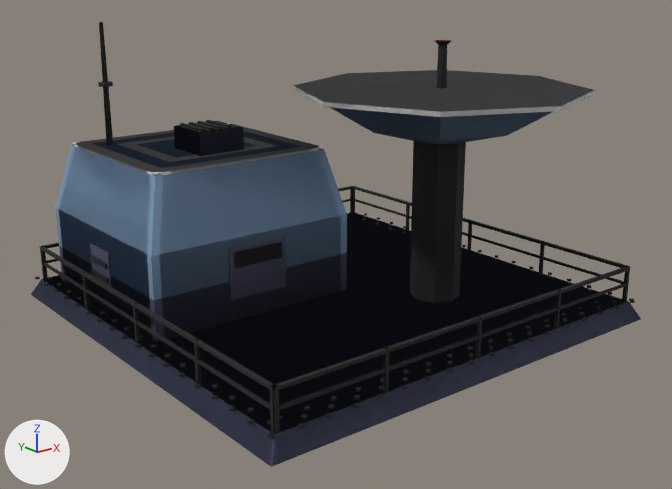
Before and after pictures for a commit that changed the glTF model assets/set_v5/veyran_radar.glb.
Before and after are seen from a camera (50 mm lens) standing at (-9.14, -11.71, 5.74) and looking at (-0.08, -0.39, 1.21). The lights are fixed; the arrows at lower left show +X, +Y and +Z. The older version comes first. Vertices at exactly the same position are counted once.

In view in the first picture: 'body', 'body.001', 'body.002'.
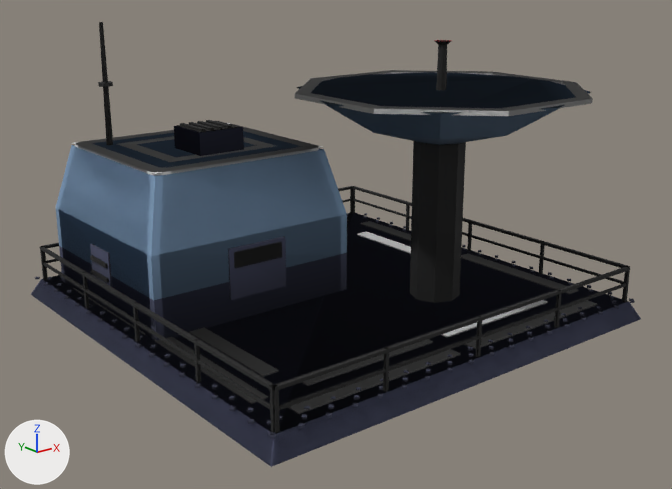
The change, as a diff of the scene's bpy script:
```diff
--- a/assets/set_v5/veyran_radar.glb.py
+++ b/assets/set_v5/veyran_radar.glb.py
@@ me_mesh_0 @@
 me_mesh_0.from_pydata(...)  # 2040 vertices, 2650 faces; spans x -3.7..3.7, y -3.7..3.7, z 0.0..4.7
 # used by ob_body; parent = ob_veyran_radar_lod0; location = (0.0, 0.0, 0.0)
+# me_mesh_0 part 1: 1648 of 2040 vertices moved; they spanned x -3.63..3.64, y -3.64..3.63, z 0.3..4.7 and now span x -3.63..3.63, y -3.63..3.63, z 0.3..4.7; mean shift (-0.15, 0.05, 0.02); largest move (-3.5, -3.47, 0.9) -> (3.13, 3.63, 0.33)
+# me_mesh_0 part 2: 2167 kept faces spanning x -3.63..3.63, y -3.63..3.63, z 0.3..4.7 get new vertex colours; the middle colour goes from grey #8b8b8b to dark blue #545876
+# me_mesh_0 part 3: 11 faces spanning x -3.21..-3.12, y -3.63..3.63, z 0.3..0.33 switch from mat_team to mat_paint2
+# me_mesh_0 part 4: 1581 faces spanning x -3.63..3.63, y -3.63..3.63, z 0.3..0.33 switch from mat_metal to mat_paint2
+# me_mesh_0 part 5: 158 faces spanning x -3.31..3.48, y -3.48..3.31, z 0.3..3.73 switch from mat_metal to mat_team
 me_mesh_0.materials.append(mat_paint)
@@ me_mesh_1 @@
 # used by ob_body_001; parent = ob_veyran_radar_lod1; location = (0.0, 0.0, 0.0)
-me_mesh_1.from_pydata(...)  # 188 vertices, 302 faces; spans x -3.7..3.7, y -3.7..3.7, z 0.0..4.7
+me_mesh_1.from_pydata(...)  # 300 vertices, 442 faces; spans x -3.7..3.7, y -3.7..3.7, z 0.0..4.7
+# me_mesh_1 part 6: the loose piece of 8 vertices spanning x -1.9..-1.1, y 0.7..1.5, z 2.7..3.1 is copied, and the copy is scaled about its middle by (0.325, 3.2, 0.045), then moved by (-1.68, -2.53, -2.59), in mat_team; it spans x -3.31..-3.05, y -2.71..-0.15, z 0.3..0.32
+# me_mesh_1 part 7: the loose piece of 8 vertices spanning x -1.9..-1.1, y 0.7..1.5, z 2.7..3.1 is copied, and the copy is scaled about its middle by (3.58, 0.325, 0.045), then moved by (-0.08, -4.28, -2.59), in mat_team; it spans x -3.01..-0.15, y -3.31..-3.05, z 0.3..0.32
+# me_mesh_1 part 8: the loose piece of 8 vertices spanning x -1.9..-1.1, y 0.7..1.5, z 2.7..3.1 is copied, and the copy is scaled about its middle by (3.58, 0.325, 0.045), then moved by (3.08, -4.28, -2.59), in mat_team; it spans x 0.15..3.01, y -3.31..-3.05, z 0.3..0.32
+# me_mesh_1 part 9: the loose piece of 8 vertices spanning x -1.9..-1.1, y 0.7..1.5, z 2.7..3.1 is copied, and the copy is scaled about its middle by (0.325, 2.5, 0.045), then moved by (-1.12, -2.25, -2.59), in mat_team; it spans x -2.75..-2.49, y -2.15..-0.15, z 0.3..0.32
+# me_mesh_1 part 10: 7 vertices moved from x -1.04..2.95, y -3.64..1.04, z 3.66..3.73 to x -0.66..2.2, y -3.48..0.66, z 3.66..3.73; 9 vertices removed from x -1.04..3.64, y -3.64..1.04, z 3.66..3.73; 17 vertices added at x -0.88..3.48, y -3.48..0.88, z 3.66..3.73
+# me_mesh_1 part 11: 43 kept faces spanning x -3.54..3.6, y -3.6..3.51, z 0.3..4.7 get new vertex colours
+# other edits to the shape of me_mesh_1 do not show in these pictures
 me_mesh_1.materials.append(mat_paint)
@@ me_mesh_2 @@
 # used by ob_body_002; parent = ob_veyran_radar_lod2; location = (0.0, 0.0, 0.0)
-me_mesh_2.from_pydata(...)  # 120 vertices, 178 faces; spans x -3.7..3.7, y -3.7..3.7, z 0.0..4.7
+me_mesh_2.from_pydata(...)  # 180 vertices, 214 faces; spans x -3.7..3.7, y -3.7..3.7, z 0.0..4.7
+# me_mesh_2 part 12: 52 vertices added at x -3.31..3.31, y -3.31..3.31, z 0.32
+# me_mesh_2 part 13: 7 vertices moved from x -1.04..2.95, y -3.64..1.04, z 3.66..3.73 to x -0.66..2.2, y -3.48..0.66, z 3.66..3.73; 9 vertices removed from x -1.04..3.64, y -3.64..1.04, z 3.66..3.73; 17 vertices added at x -0.88..3.48, y -3.48..0.88, z 3.66..3.73
 me_mesh_2.materials.append(mat_paint)
```

Boxes [x1, y1, x2, y2] around the edits, measured in the pictures (672 x 489 px; the box of a moved part takes in the faces that stretch with it):
'body.002', reshaped
    before: [31, 87, 641, 467]
    after: [31, 78, 641, 467]
part 1 of me_mesh_0, moved or reshaped
    before: [70, 40, 599, 410]
    after: [35, 22, 630, 439]
part 2 of me_mesh_0, recoloured
    before: [35, 67, 635, 439]
    after: [44, 67, 635, 437]
part 3 of me_mesh_0, recoloured
    before: [441, 76, 595, 117]
part 4 of me_mesh_0, recoloured
    before: [35, 67, 635, 439]
    after: [44, 216, 635, 437]
part 5 of me_mesh_0, recoloured
    before: [151, 255, 614, 425]
    after: [74, 72, 597, 414]
part 6 of me_mesh_1, added
    after: [172, 337, 268, 402]
part 7 of me_mesh_1, added
    after: [299, 349, 460, 413]
part 8 of me_mesh_1, added
    after: [482, 300, 597, 346]
part 9 of me_mesh_1, added
    after: [205, 328, 278, 375]
part 10 of me_mesh_1, moved or reshaped
    before: [293, 86, 320, 105]
    after: [295, 72, 585, 116]
part 11 of me_mesh_1, edited (looks the same)
    both: [42, 40, 626, 433]
part 12 of me_mesh_2, added
    after: [155, 309, 562, 413]
part 13 of me_mesh_2, moved or reshaped
    before: [296, 87, 323, 106]
    after: [298, 78, 593, 114]
